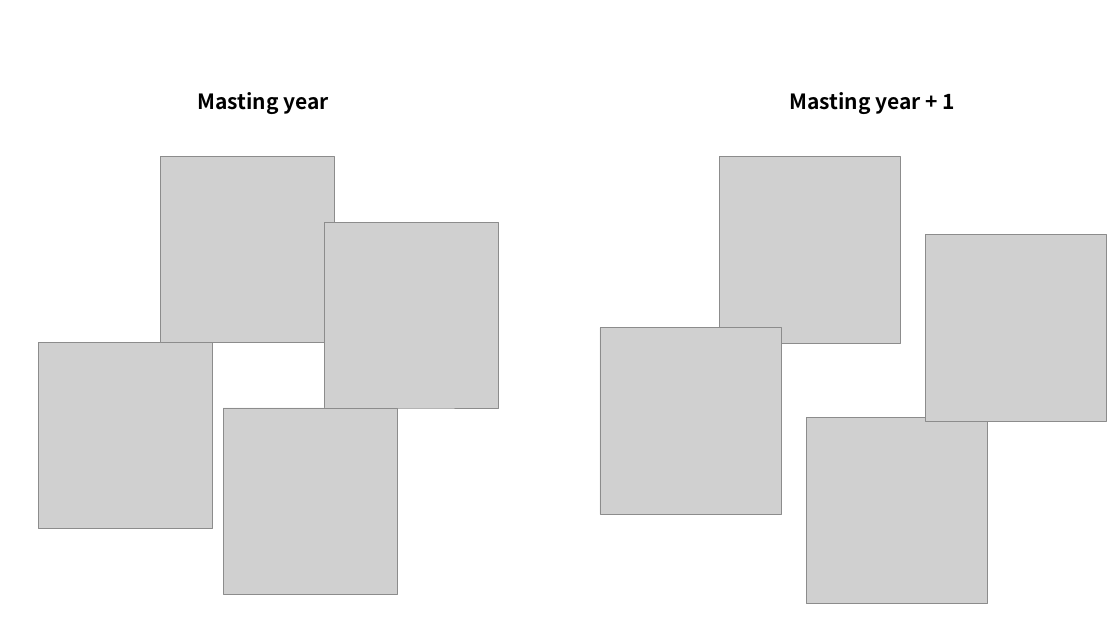
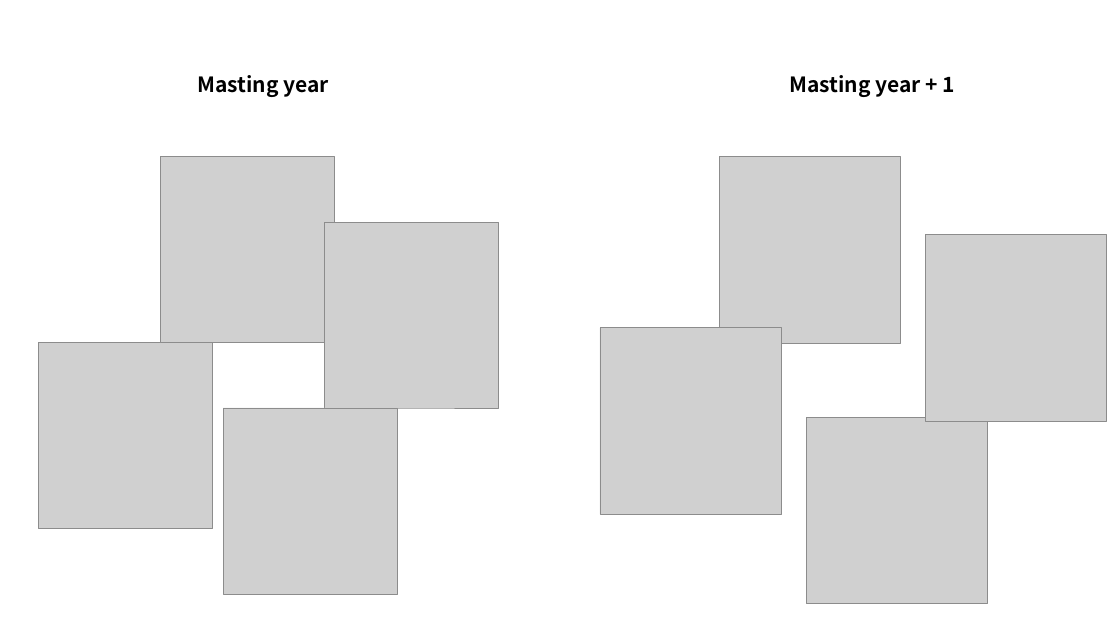
Before and after one commit to wangxm-forest/PhD, a slide deck: slide 2 of presentations/bayesian.pptx. Drawn at 1120x630 pixels with LibreOffice and Linux fonts; fonts in the diff are those of the drawing; grey boxes stand for pictures. Boxes give left, top, right and bottom in pixels: in the first picture for what was removed or moved away, otherwise in the second. Text is boxed around its words. In the diff, an @@ line names an element or a change of style, - is before the commit and + after.

```diff
--- a/presentations/bayesian.pptx
+++ b/presentations/bayesian.pptx
@@ text "Masting year": place and size @@
-text "Masting year" at box(197, 92, 328, 114)
+text "Masting year" at box(197, 75, 328, 97)
@@ text "Masting year + 1": place and size @@
-text "Masting year + 1" at box(789, 92, 955, 114)
+text "Masting year + 1" at box(789, 75, 955, 97)
```
Also in this commit, not shown: 3 other slides changed.
